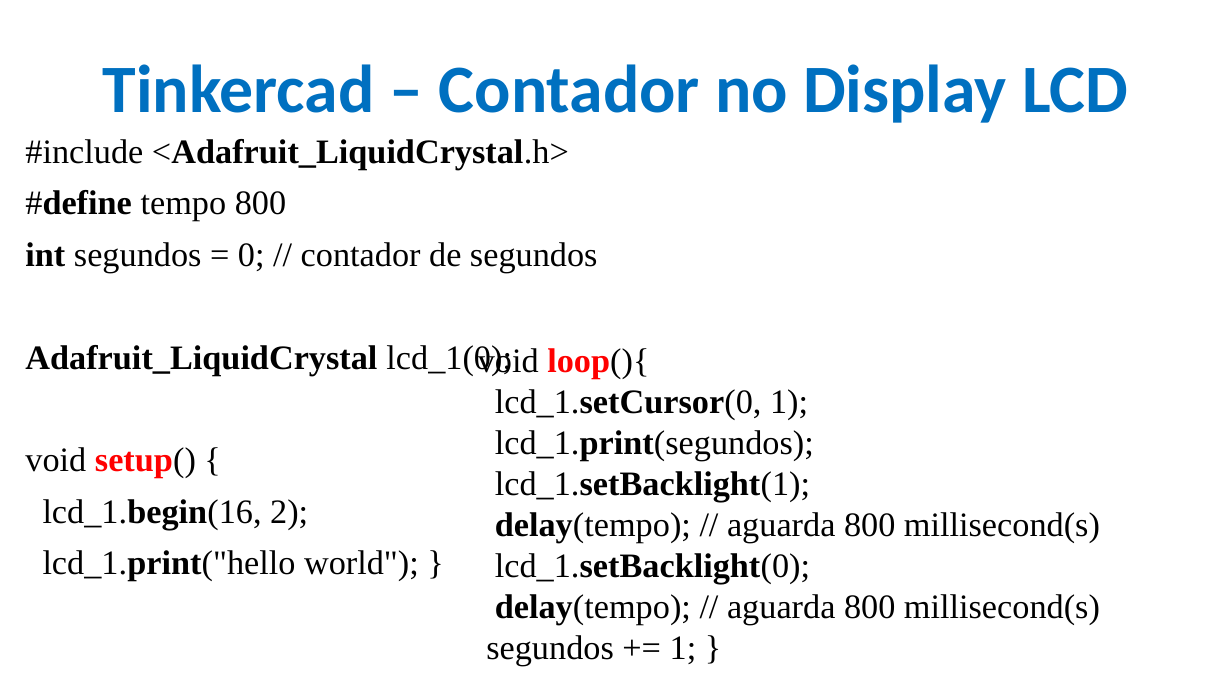
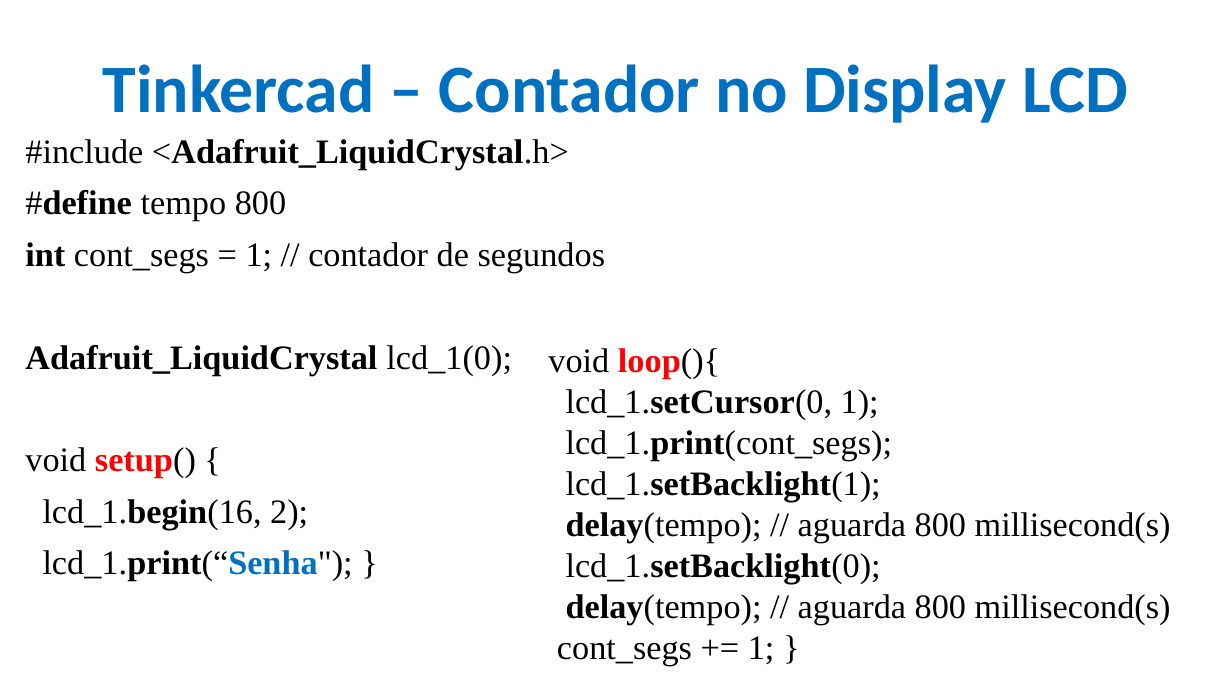
Before and after one commit to CloudEducationBrazil/WydenArea1ProgramacaoMicrocontroladores, a slide deck: slide 16 of 01 Classes/Aula 03 - Programação Microcontroladores - Arduino Tinkercad.pptx. Drawn at 1232x693 pixels with LibreOffice and Linux fonts; fonts in the diff are those of the drawing; background and template pictures are left out. Boxes give left, top, right and bottom in pixels: in the first picture for what was removed or moved away, otherwise in the second. Text is boxed around its words. In the diff, an @@ line names an element or a change of style, - is before the commit and + after.

Commit message:
ppts prática tinkercad microcontroladores 29032023

```diff
--- a/01 Classes/Aula 03 - Programação Microcontroladores - Arduino Tinkercad.pptx
+++ b/01 Classes/Aula 03 - Programação Microcontroladores - Arduino Tinkercad.pptx
@@ text at (25, 242, 606, 273): text changed @@
-int segundos = 0; // contador de segundos
+int cont_segs = 1; // contador de segundos
@@ text "void loop(){": place and size @@
-text "void loop(){" at (478, 345, 1100, 666)
+text "void loop(){" at (548, 348, 1171, 666)
@@ text at (566, 430, 893, 461): text changed @@
-lcd_1.print(segundos);
+lcd_1.print(cont_segs);
@@ text at (43, 550, 353, 581): text changed @@
-lcd_1.print("hello world"); }
+lcd_1.print(“Senha"); }
@@ text at (557, 636, 775, 666): text changed @@
-segundos += 1; }
+cont_segs += 1; }
```
Also in this commit, not shown: 5 other slides changed, 2 other files.
